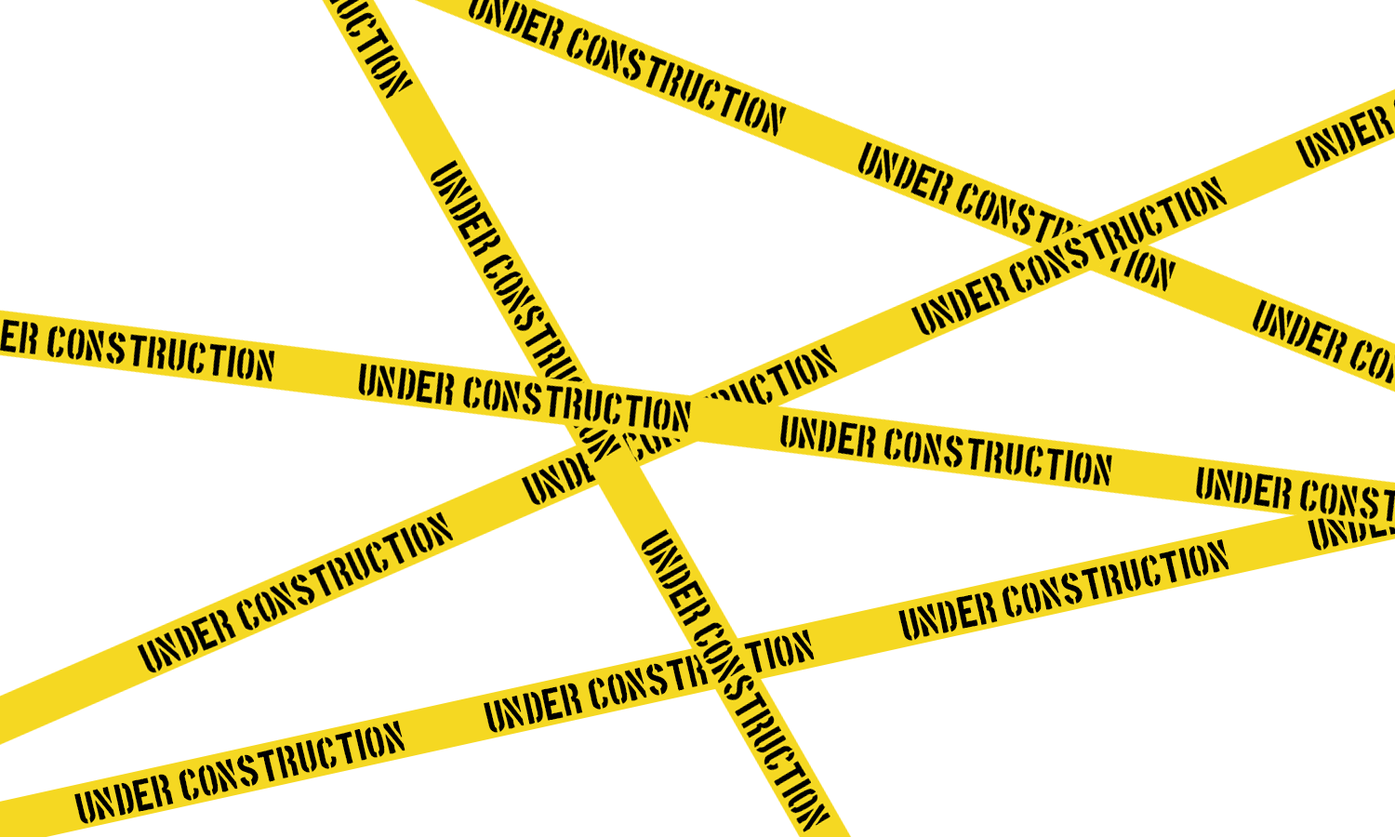
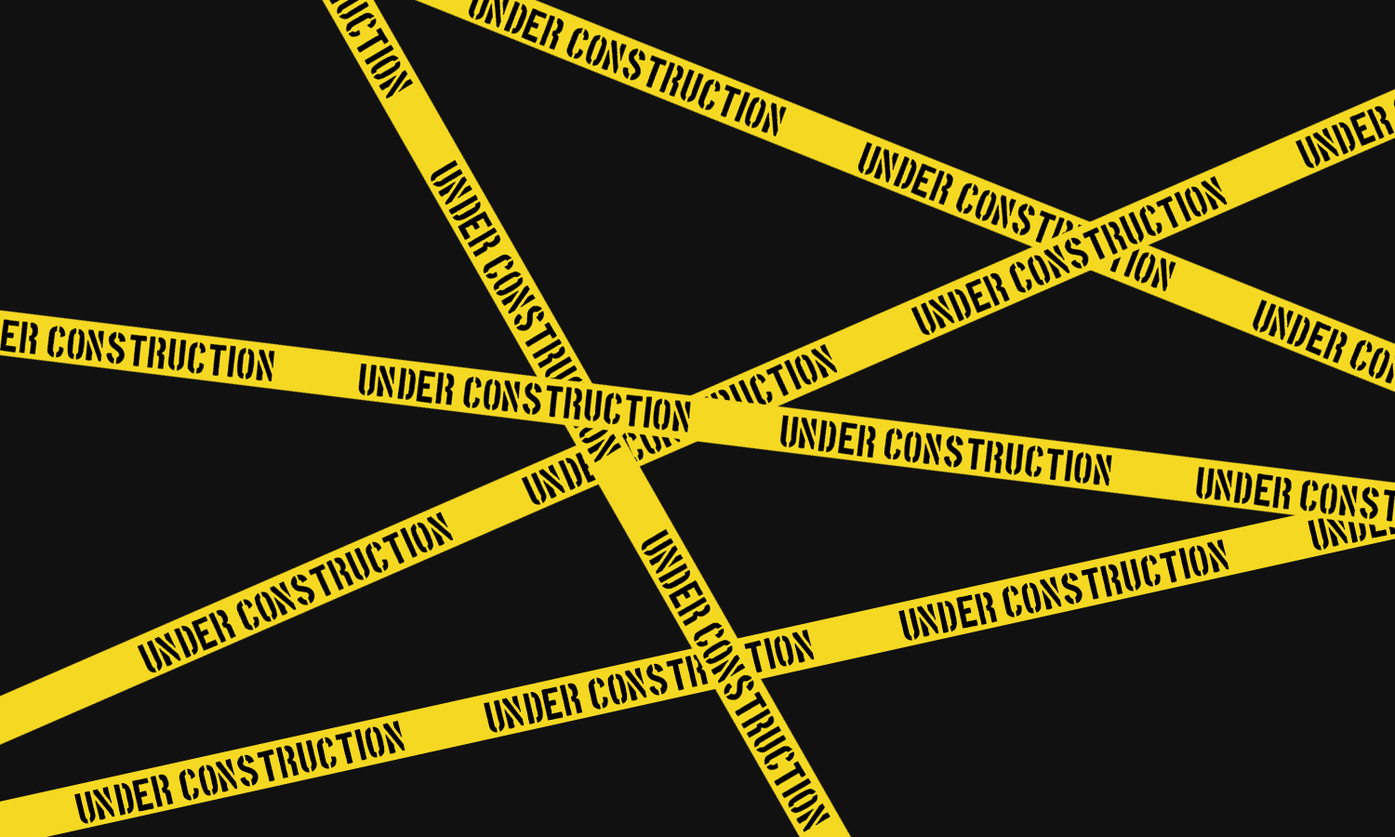
Layer changes from the first 1395 × 837 image to the second:
renamed "Background" to "Layer 0", painted on it over 0, 0, 1395, 837
